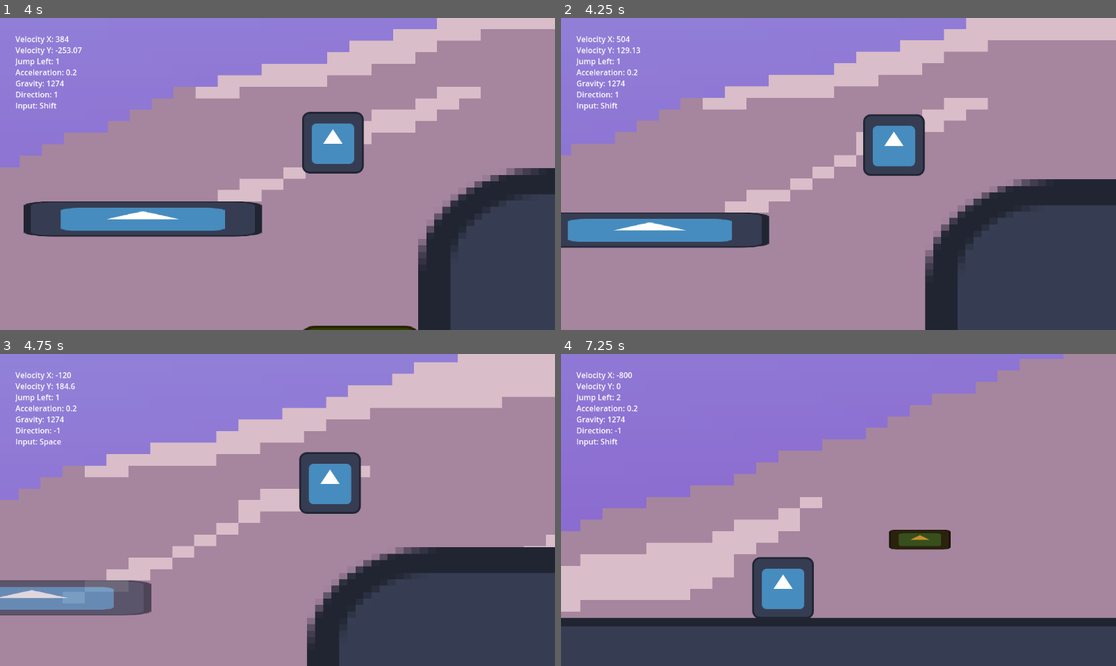
Above: before the commit, frames 1-4 (two rows, left to right).
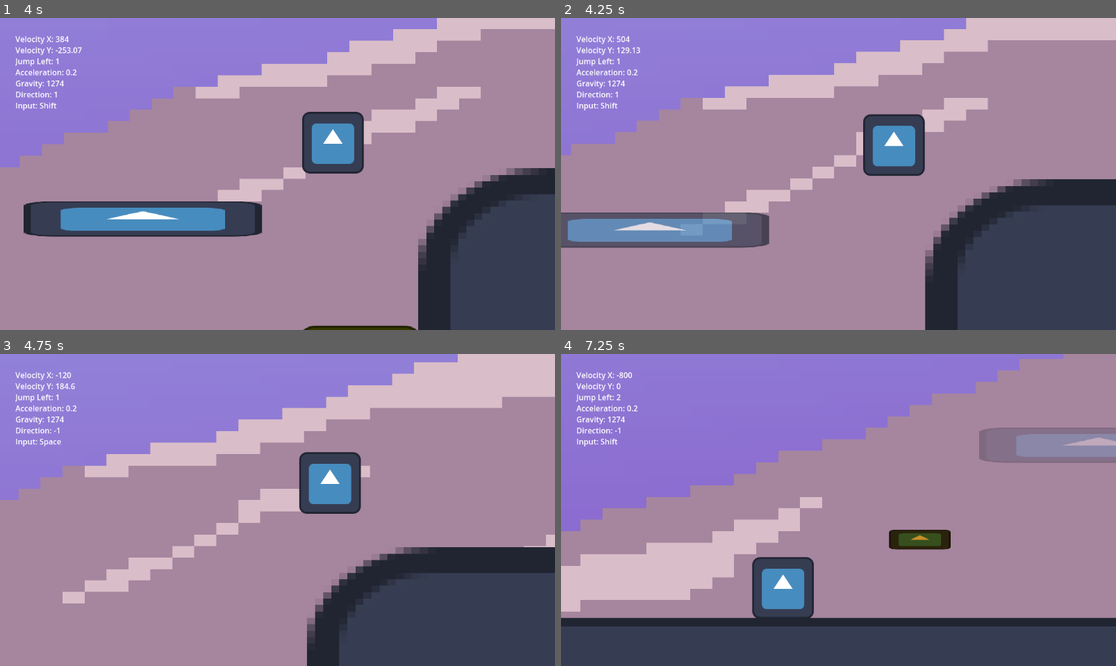
Above: after the commit, the same moments.

Repository: NxKuma/ISCS_Platformer
Game: Godot game, scene res://Scene/Main.tscn
The game is run twice, just before and just after one commit, with the same random seed, the same clock (stepped at 60 frames per second) and the same inputs. The engine's default icon, where the game draws it, is replaced by a stand-in: a white triangle on a blue panel in a dark square.
Inputs:
- Up to frame 1 (4 s): hold Shift (Run) 0.53-1.28 s; hold D (Right) 0.53-2.03 s; tap Space (Space) at 1.35, 2.85 s; hold A (Left) 2.03-2.78 s; hold Shift (Run) 2.03-2.78 s; hold D (Right) from 2.78 s (still down); hold Shift (Run) from 3.53 s (still down)
- Up to frame 2 (4.25 s): keep holding D (Right); keep holding Shift (Run)
- Up to frame 3 (4.75 s): release D (Right) at 4.28 s; release Shift (Run) at 4.28 s; hold A (Left) from 4.28 s (still down); tap Space (Space) at 4.35 s
- Up to frame 4 (7.25 s): release A (Left) at 5.03 s; hold D (Right) 5.03-5.78 s; hold Shift (Run) 5.03-5.78 s; hold A (Left) from 5.78 s (still down); tap Space (Space) at 5.85 s; hold Shift (Run) from 6.53 s (still down)

Frame 1 is identical in both runs. In frame 2, 4.1% of the frame differs, in the area x 0-38%, y 62-74%; in frame 3, 3.0%; in frame 4, 2.7%.

Commit message:
Fixed Disappearing Platform
platform sprite now reappears and cannot be reactivated if its still missing

Diff:
--- a/Scene/DisappearingPlatform.tscn
+++ b/Scene/DisappearingPlatform.tscn
@@ -31,6 +31,8 @@
 debug_color = Color(0.966221, 0.569821, 0.639321, 0.239216)
 
 [node name="Timer" type="Timer" parent="."]
+wait_time = 0.5
+one_shot = true
 
 [connection signal="body_entered" from="Area2D" to="." method="_on_area_2d_body_entered"]
 [connection signal="timeout" from="Timer" to="." method="_on_timer_timeout"]
--- a/Scripts/DisappearingPlatform.gd
+++ b/Scripts/DisappearingPlatform.gd
@@ -2,9 +2,10 @@
 
 @onready var timer: Timer = $Timer
 @onready var collision_shape_2d: CollisionShape2D = $CollisionShape2D
+@onready var sprite_2d: Sprite2D = $Sprite2D
 
 func _on_area_2d_body_entered(body: Node2D) -> void:
-	if body.name == "Player":
+	if body.name == "Player" and self.get_modulate() != Color(1,1,1,0):
 		timer.start()
 
 func _on_timer_timeout() -> void:
@@ -12,5 +13,7 @@
 	tween.tween_property(self, "modulate:a", 0, 0.4) #change the disappear speed by changing the 0.5
 	collision_shape_2d.disabled = true
 	await get_tree().create_timer(3.0).timeout
-	tween.tween_property(self, "modulate:a", 1000, 0.4)
+	tween.kill()
+	tween = create_tween()
+	tween.tween_property(self, "modulate:a", 1, 0.4)
 	collision_shape_2d.disabled = false
